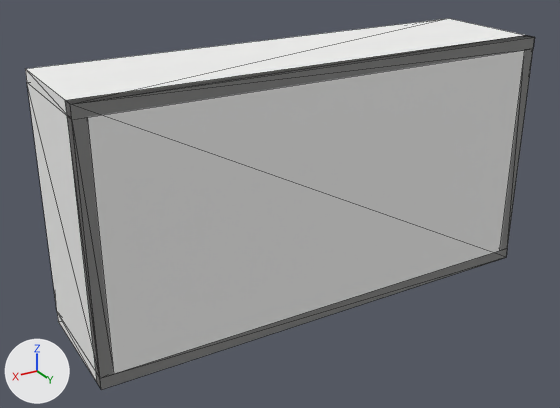
The glTF model src/assets/furniture/ikea-kallax-4x2.glb: old version first, new version second.
Rendered twice from a 50 mm lens placed at (1.198, 1.874, 1.247), pointed at (0.071, -0.004, 0.308). The lights are fixed; the arrows at lower left show +X, +Y and +Z. The picture after the commit comes second. Mesh edges are drawn as thin lines. Vertices at exactly the same position are counted once.
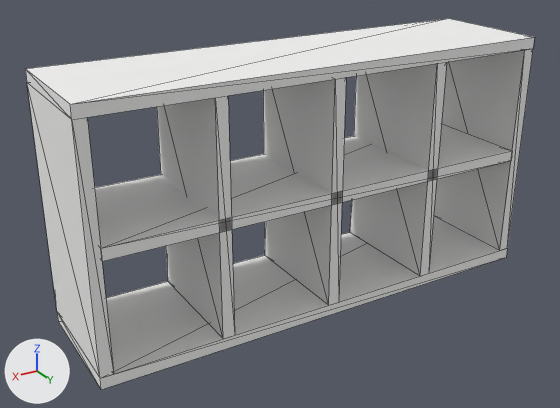
Location of each change, [x1, y1, x2, y2] in pixels of the pictures (560 x 408 px; the box of a moved part takes in the faces that stretch with it):
part 1 of me_mesh_0, cut back: before [65, 35, 534, 389]; after [95, 124, 512, 261]
part 2 of me_mesh_0, moved or reshaped (not visible before): after [157, 62, 447, 339]

The change, as a list of edits to the scene's bpy script:
```text
Change me_mesh_0:
    used by ob_mesh_0; location = (0.0, 0.0, 0.0)
    verts and faces of me_mesh_0; kept vertices keep their numbers, new ones are numbered from 60
    before: 28 (-0.34, 0.159, 0.036), 29 (-0.34, 0.159, 0.734), 34 (-0.377, 0.159, 0.734), 35 (-0.377, 0.159, 0.036), 36 (0.018, 0.159, 0.036)
    before: 37 (0.018, 0.159, 0.734), 42 (-0.018, 0.159, 0.734), 43 (-0.018, 0.159, 0.036), 44 (0.377, 0.159, 0.036), 45 (0.377, 0.159, 0.734)
    before: 50 (0.34, 0.159, 0.734), 51 (0.34, 0.159, 0.036)
    remove me_mesh_0.from_pydata(...)  # 60 vertices, 108 faces; spans x -0.735..0.735, y -0.195..0.195, z 0.0..0.77
    add me_mesh_0.from_pydata(...)  # 56 vertices, 96 faces; spans x -0.735..0.735, y -0.195..0.195, z 0.0..0.77
    me_mesh_0 part 1
    4 vertices are removed from x -0.735..0.735, y 0.159, z 0.0..0.77
    12 faces are deleted
    4 vertices in x -0.699..0.699, y 0.159, z 0.367..0.403 move by (0.0, 0.036, 0.0)
    me_mesh_0 part 2
    add for i in [28, 29, *range(34, 38), *range(42, 46), 50, 51]: verts[i] += (0.0, 0.036, 0.0)
```
